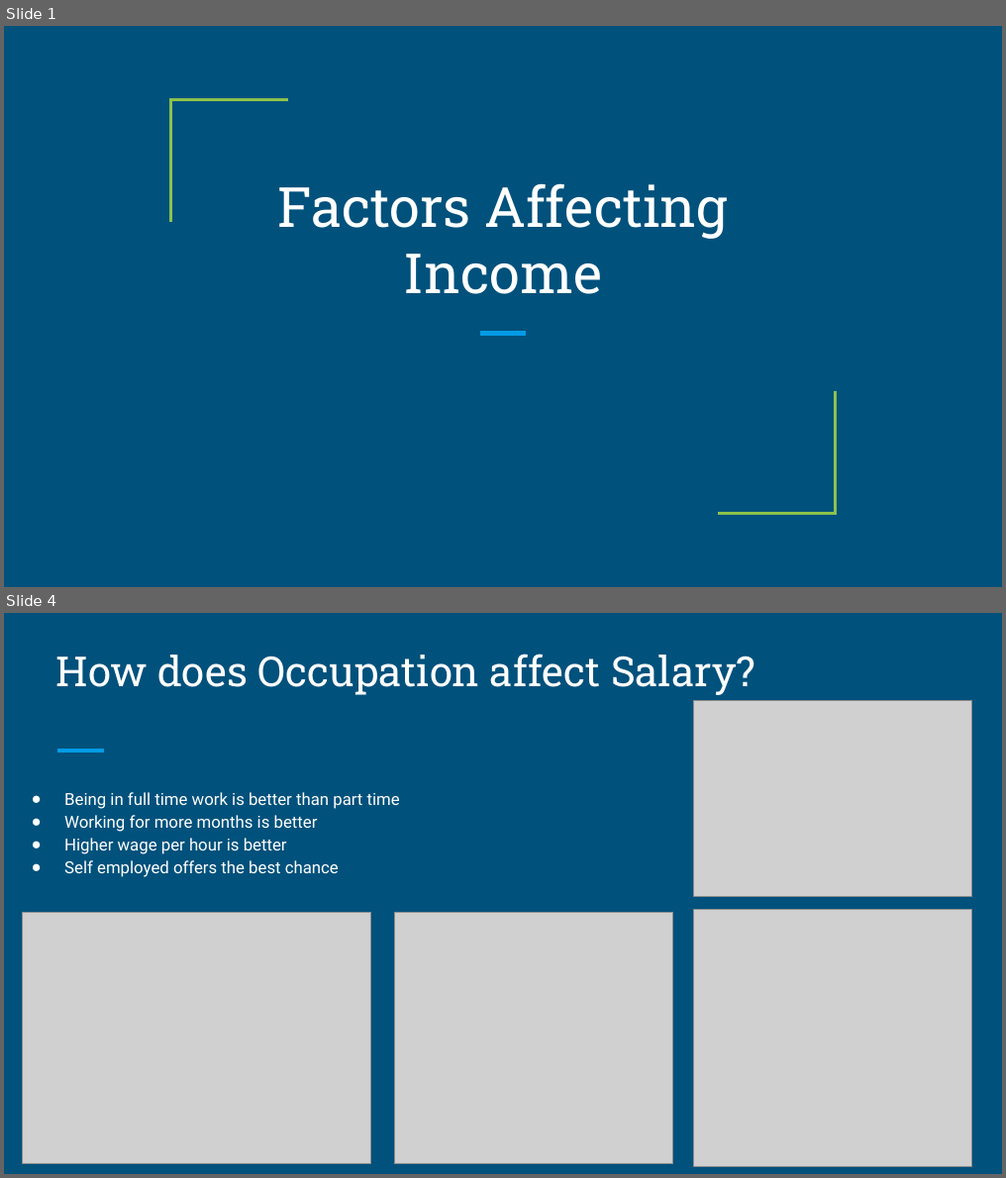
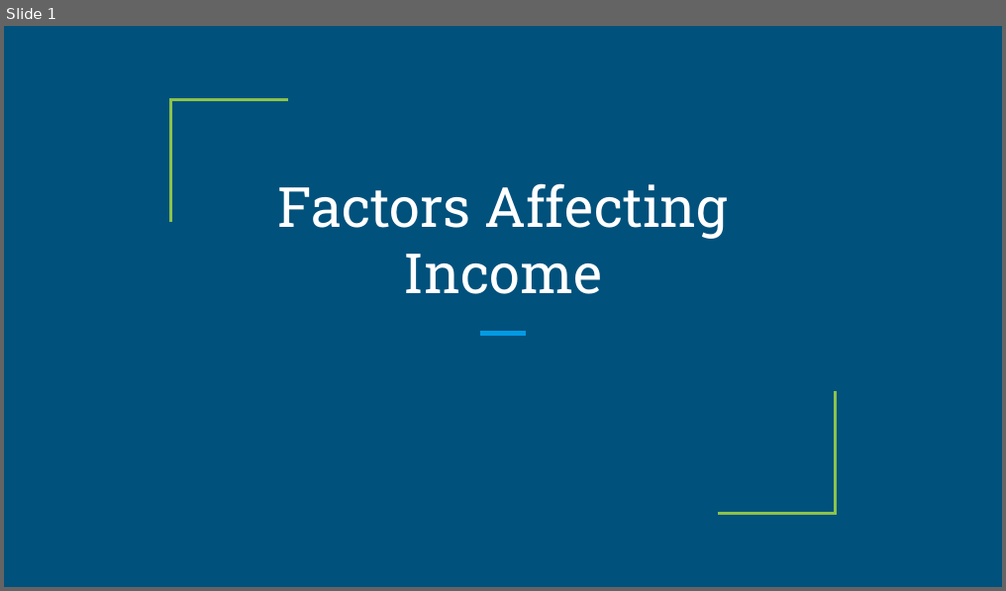
Before and after one commit to matthewgalloway/salary_predictions, a slide deck: Presentation.pptx. Shown one above the other, each under a label of ours: slides 1 and 4 before the commit, slide 1 after it; the slides between them are not shown. The pictures are 1006x1178 and 1006x591 pixels, drawn with LibreOffice and Linux fonts; fonts in the diff are those of the drawing; grey boxes stand for pictures. Boxes give left, top, right and bottom in pixels: in the first picture for what was removed or moved away, otherwise in the second. Text is boxed around its words. In the diff, an @@ line names an element or a change of style, - is before the commit and + after.

```diff
--- a/Presentation.pptx
+++ b/Presentation.pptx
@@ slide 4 removed at <box>4,613,1002,1174</box>, background #00517C @@
@@ title removed at <box>56,654,755,695</box> @@
-How does Occupation affect Salary?
@@ picture removed at <box>694,701,972,896</box> @@
@@ line removed from (57, 751) to (104, 751) @@
@@ text removed at <box>64,792,400,877</box> @@
-● Being in full time work is better than part time
-● Working for more months is better
-● Higher wage per hour is better
-● Self employed offers the best chance
@@ picture removed at <box>694,909,972,1165</box> @@
@@ picture removed at <box>23,912,371,1164</box> @@
@@ picture removed at <box>394,912,672,1164</box> @@
```
Also in this commit, not shown: 5 slides changed, 6 slides added, 5 other slides removed, 5 other files.
